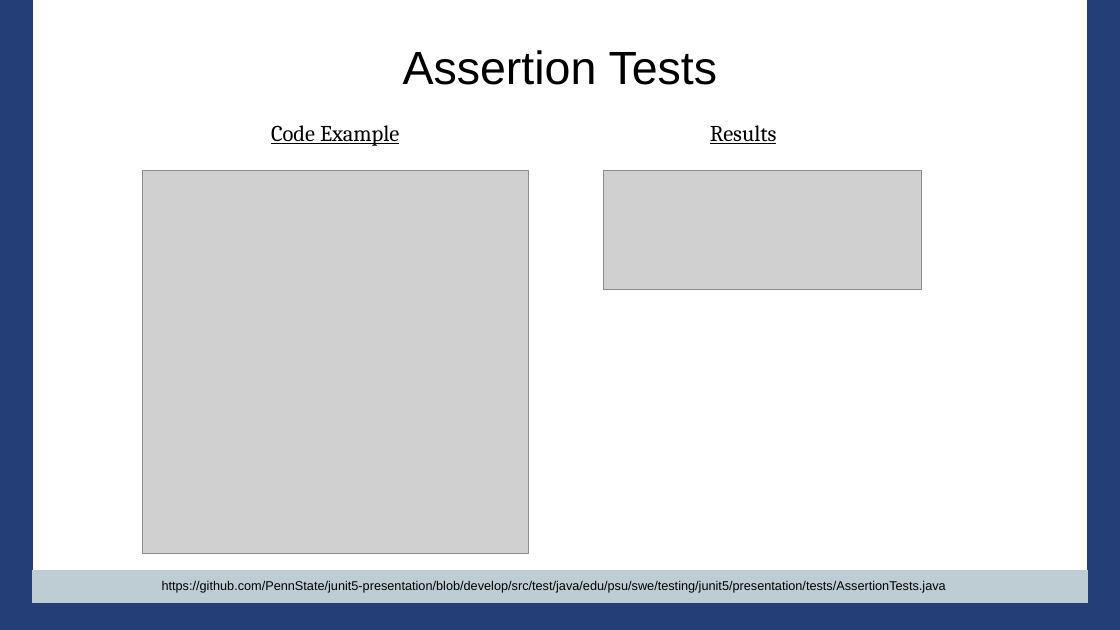
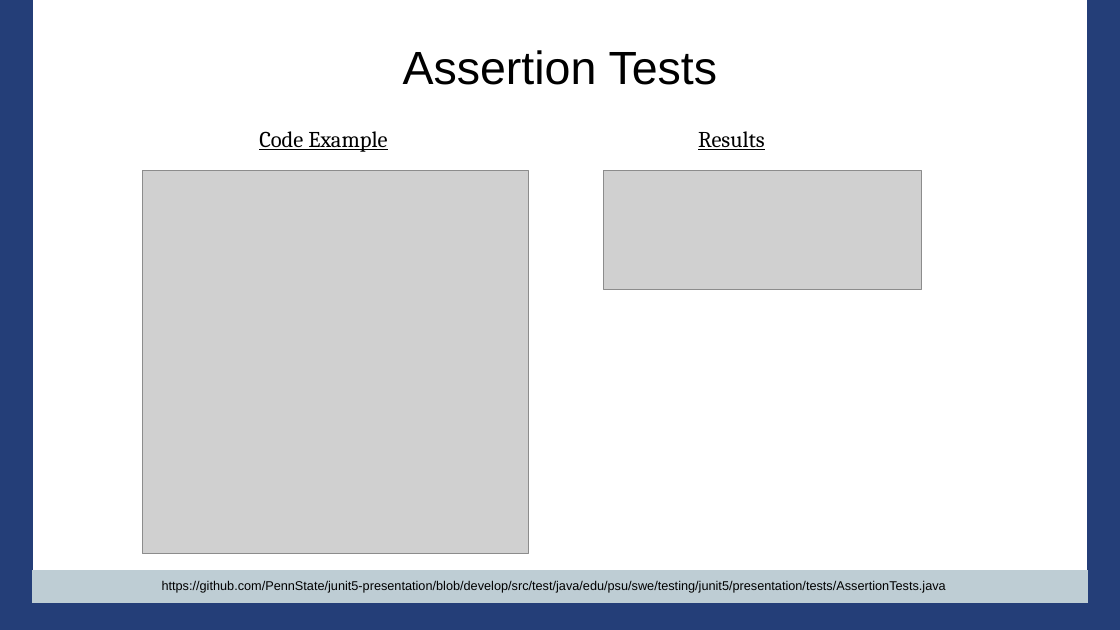
Before and after one commit to PennState/junit5-presentation, a slide deck: slide 12 of src/site/presentation/Junit5_Presentation_JavaOne_2016.odp. Drawn at 1120x630 pixels with LibreOffice and Linux fonts; fonts in the diff are those of the drawing; grey boxes stand for pictures; background and template pictures are left out. Boxes give left, top, right and bottom in pixels: in the first picture for what was removed or moved away, otherwise in the second. Text is boxed around its words. In the diff, an @@ line names an element or a change of style, - is before the commit and + after.

Commit message:
adding slides for assertion and assumption tests

```diff
--- a/src/site/presentation/Junit5_Presentation_JavaOne_2016.odp
+++ b/src/site/presentation/Junit5_Presentation_JavaOne_2016.odp
@@ title "Code Example" moved from (x1=271, y1=125, x2=399, y2=146) to (x1=259, y1=131, x2=387, y2=152) @@
@@ title "Results" moved from (x1=710, y1=125, x2=777, y2=144) to (x1=698, y1=131, x2=765, y2=150) @@
```
Also in this commit, not shown: 9 other slides changed, 9 slides added, 3 slides removed, 3 other files.
